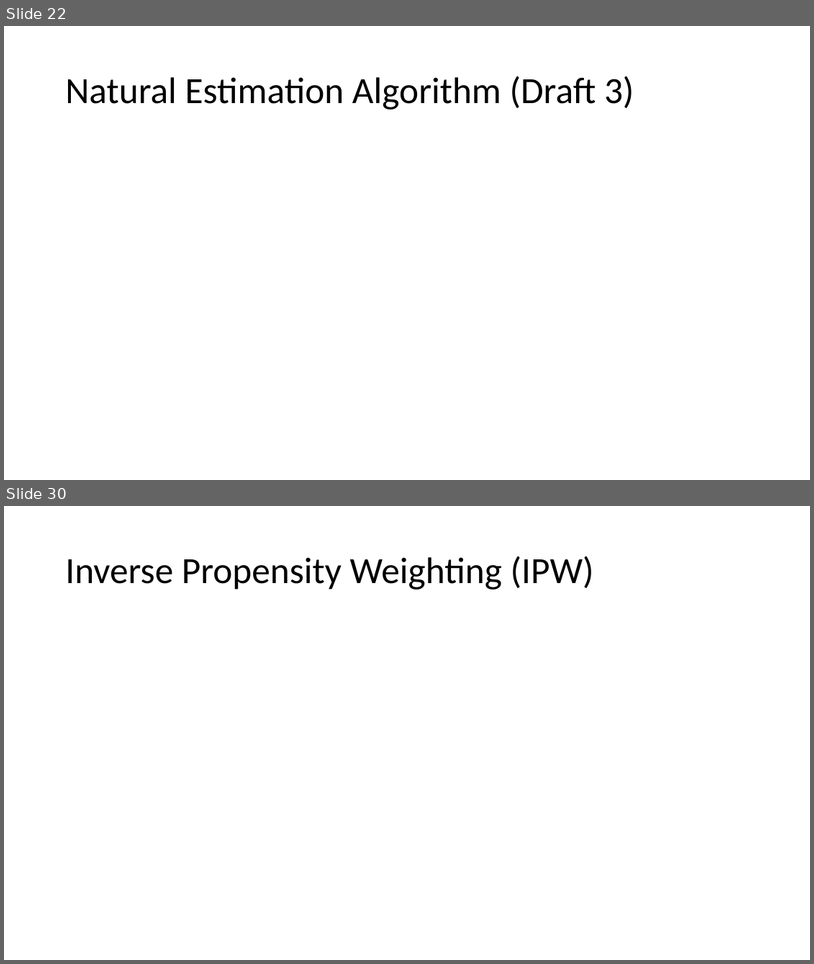
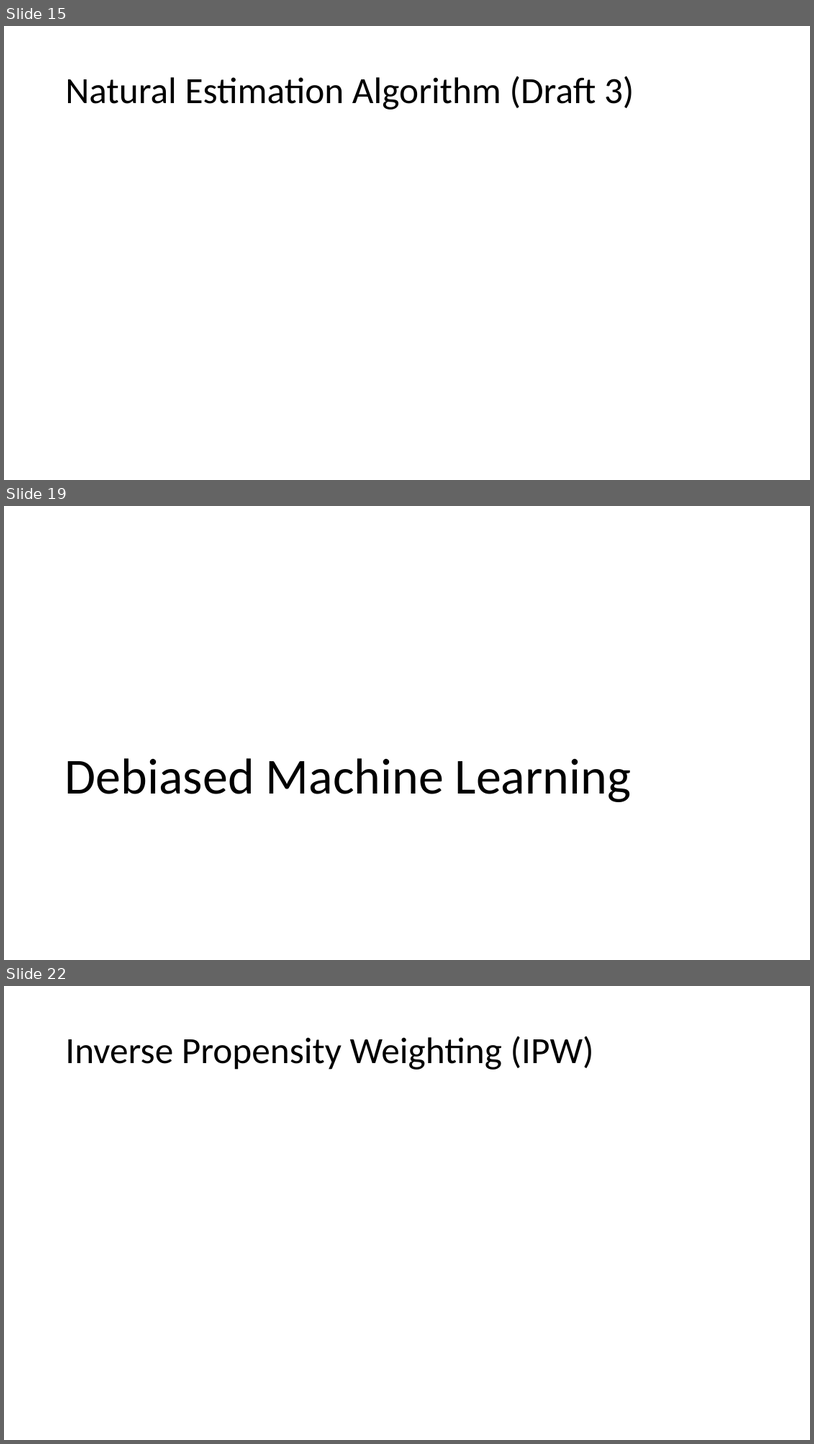
Before and after one commit to stanford-msande228/winter25, a slide deck: assets/presentations/MSANDE228_Lecture13_Inference_with_Modern_NonLinear_Methods.pptx. Shown one above the other, each under a label of ours: slides 22 and 30 before the commit, slides 15, 19 and 22 after it; the slides between them are not shown. The pictures are 814x964 and 814x1444 pixels, drawn with LibreOffice and Linux fonts; fonts in the diff are those of the drawing; grey boxes stand for pictures. Boxes give left, top, right and bottom in pixels: in the first picture for what was removed or moved away, otherwise in the second. Text is boxed around its words. In the diff, an @@ line names an element or a change of style, - is before the commit and + after.

```diff
--- a/assets/presentations/MSANDE228_Lecture13_Inference_with_Modern_NonLinear_Methods.pptx
+++ b/assets/presentations/MSANDE228_Lecture13_Inference_with_Modern_NonLinear_Methods.pptx
@@ slide 19 added at box(4, 506, 810, 960), background #FFFFFF @@
@@ title added at box(65, 758, 632, 802), 60 pt, text #000000 @@
+Debiased Machine Learning
@@ what was slide 22 is now slide 15 @@
@@ what was slide 30 is now slide 22 @@
```
Also in this commit, not shown: 7 slides changed, 2 other slides added, 29 slides removed, 1 other file.
